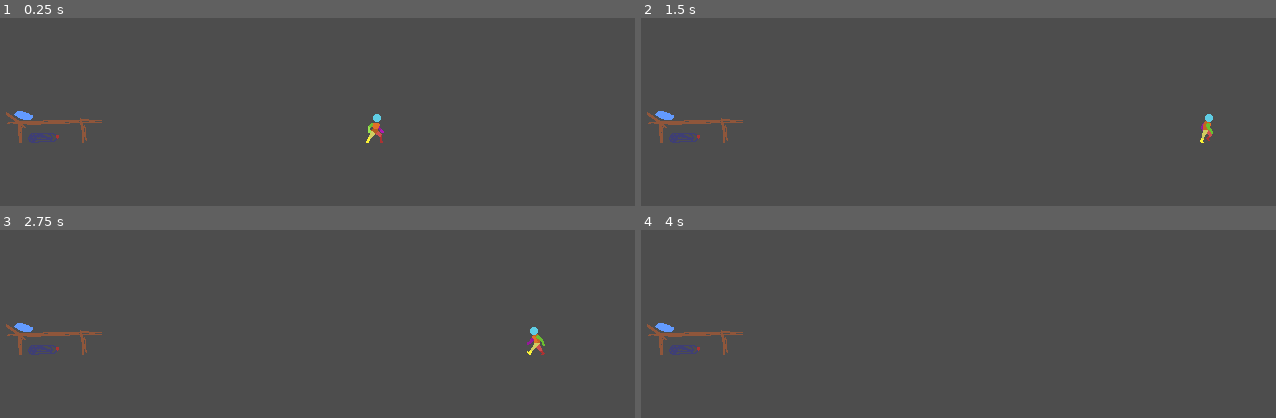
Above: before the commit, frames 1-4 (two rows, left to right).
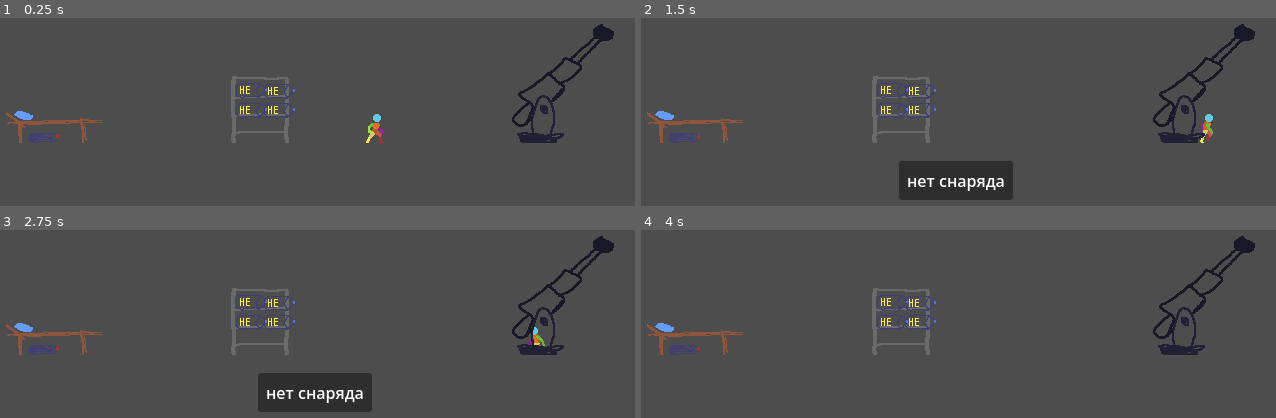
Above: after the commit, the same moments.

Repository: Rootslove/sib-jam-2026
Game: Godot game, scene res://levels/Main.tscn
Same seed, same stepped clock (60 frames per second), same inputs: the game is played once before the commit and once after it.
Inputs:
- Up to frame 1 (0.25 s): no input
- Up to frame 2 (1.5 s): hold Right (ui_right) from 0.53 s (still down)
- Up to frame 3 (2.75 s): release Right (ui_right) at 2.03 s; hold Left (ui_left) from 2.03 s (still down)
- Up to frame 4 (4 s): release Left (ui_left) at 2.78 s; hold Right (ui_right) from 2.78 s (still down)

The runs differ from the first frame. In frame 1, 2.6% of the frame differs, in the area x 36-97%, y 3-67%; in frame 2, 6.2%, in the area x 36-97%, y 3-97%; in frame 3, 6.2%; in frame 4, 2.6%.

Commit message:
Gun added

Diff:
--- a/levels/Main.tscn
+++ b/levels/Main.tscn
@@ -2,14 +2,18 @@
 
 [ext_resource type="Script" uid="uid://cb6xfknn214i5" path="res://levels/main_scene.gd" id="1_ntnxr"]
 [ext_resource type="PackedScene" uid="uid://cwalqlui6h81i" path="res://scenes/PlayerCharacter.tscn" id="1_s5j47"]
+[ext_resource type="PackedScene" uid="uid://bt01jwy1bevi3" path="res://scenes/objects/shelve&shells/Shell.tscn" id="2_3vw7n"]
 [ext_resource type="PackedScene" uid="uid://bufoopd8eyk71" path="res://scenes/UI/HUD.tscn" id="2_h11cf"]
-[ext_resource type="PackedScene" uid="uid://27xvq0m6khfa" path="res://scenes/Objects/Bed.tscn" id="3_2jfjj"]
+[ext_resource type="PackedScene" uid="uid://27xvq0m6khfa" path="res://scenes/objects/Bed.tscn" id="3_2jfjj"]
+[ext_resource type="PackedScene" uid="uid://c04rsj6fmxabk" path="res://scenes/objects/shelve&shells/Shelve.tscn" id="5_lbxsr"]
+[ext_resource type="PackedScene" uid="uid://do75j6bj5h4g0" path="res://scenes/objects/gun/Gun.tscn" id="7_vmibe"]
 
 [sub_resource type="RectangleShape2D" id="RectangleShape2D_s5j47"]
 size = Vector2(918, 20)
 
 [node name="Main" type="Node2D" unique_id=933123736]
 script = ExtResource("1_ntnxr")
+he_shell = ExtResource("2_3vw7n")
 
 [node name="Hud" parent="." unique_id=1192146616 node_paths=PackedStringArray("player") instance=ExtResource("2_h11cf")]
 player = NodePath("../PlayerCharacter")
@@ -26,7 +30,15 @@
 shape = SubResource("RectangleShape2D_s5j47")
 
 [node name="Bed" parent="." unique_id=125741387 instance=ExtResource("3_2jfjj")]
+unique_name_in_owner = true
 position = Vector2(58, 267)
 collision_layer = 0
 collision_mask = 2
 expression_string = "sleep()"
+
+[node name="Shelve" parent="." unique_id=325387380 instance=ExtResource("5_lbxsr")]
+unique_name_in_owner = true
+position = Vector2(265, 227)
+
+[node name="Gun" parent="." unique_id=1644629653 instance=ExtResource("7_vmibe")]
+position = Vector2(570, 203)
--- a/levels/main_scene.gd
+++ b/levels/main_scene.gd
@@ -1,4 +1,10 @@
 extends Node2D
+
+@export var he_shell : PackedScene
 
 func _ready() -> void:
 	print("main scene loaded")
+	%Shelve.add_shell(he_shell.instantiate())
+	%Shelve.add_shell(he_shell.instantiate())
+	%Shelve.add_shell(he_shell.instantiate())
+	%Shelve.add_shell(he_shell.instantiate())
--- a/scenes/PlayerCharacter.tscn
+++ b/scenes/PlayerCharacter.tscn
@@ -66,7 +66,7 @@
 
 [node name="ItemMarker" type="Marker2D" parent="." unique_id=2085028619]
 unique_name_in_owner = true
-position = Vector2(8, -3)
+position = Vector2(9, -10)
 
 [node name="Sprite2D" type="Sprite2D" parent="." unique_id=1882508325]
 unique_name_in_owner = true
--- a/scenes/UI/HUD.tscn
+++ b/scenes/UI/HUD.tscn
@@ -50,3 +50,37 @@
 size_flags_vertical = 4
 shortcut = SubResource("Shortcut_7n4fj")
 text = " Е - Выполнить какое-то действие"
+
+[node name="HitnContainer" type="MarginContainer" parent="." unique_id=947619453]
+unique_name_in_owner = true
+visible = false
+anchors_preset = 7
+anchor_left = 0.5
+anchor_top = 1.0
+anchor_right = 0.5
+anchor_bottom = 1.0
+offset_left = -148.5
+offset_top = -79.0
+offset_right = 148.5
+grow_horizontal = 2
+grow_vertical = 0
+theme_override_constants/margin_bottom = 32
+
+[node name="PanelContainer" type="PanelContainer" parent="HitnContainer" unique_id=323843900]
+layout_mode = 2
+size_flags_horizontal = 4
+size_flags_vertical = 4
+
+[node name="MarginContainer" type="MarginContainer" parent="HitnContainer/PanelContainer" unique_id=262933524]
+layout_mode = 2
+size_flags_horizontal = 4
+size_flags_vertical = 4
+theme_override_constants/margin_left = 8
+theme_override_constants/margin_top = 8
+theme_override_constants/margin_right = 8
+theme_override_constants/margin_bottom = 8
+
+[node name="HintLabel" type="Label" parent="HitnContainer/PanelContainer/MarginContainer" unique_id=610111982]
+unique_name_in_owner = true
+layout_mode = 2
+text = "Это текст для подсказки игроку"
--- a/scenes/UI/hud.gd
+++ b/scenes/UI/hud.gd
@@ -4,11 +4,18 @@
 @export var player : PlayerCharacter
 
 func show_action(action : String) :
+	hide_action()
 	%ActionContainer.visible = true
 	%ActionButton.text = action
 
+func show_hint(hint : String) :
+	hide_action()
+	%HitnContainer.visible = true
+	%HintLabel.text = hint
+
 func hide_action() :
 	%ActionContainer.visible = false
+	%HitnContainer.visible = false
 
 # Called when the node enters the scene tree for the first time.
 func _ready() -> void:
--- /dev/null
+++ b/scenes/objects/gun/Gun.tscn
@@ -0,0 +1,20 @@
+[gd_scene format=3 uid="uid://do75j6bj5h4g0"]
+
+[ext_resource type="Script" uid="uid://5cbhre5yfurt" path="res://scenes/objects/gun/gun.gd" id="1_couac"]
+[ext_resource type="Texture2D" uid="uid://pabhmtlquayn" path="res://assets/sprites/PC/Gun.png" id="2_55daq"]
+
+[sub_resource type="RectangleShape2D" id="RectangleShape2D_o6rjq"]
+size = Vector2(129, 125)
+
+[node name="Gun" type="Area2D" unique_id=1644629653]
+collision_layer = 0
+collision_mask = 2
+script = ExtResource("1_couac")
+metadata/_custom_type_script = "uid://5cbhre5yfurt"
+
+[node name="Sprite2D" type="Sprite2D" parent="." unique_id=352930211]
+texture = ExtResource("2_55daq")
+
+[node name="CollisionShape2D" type="CollisionShape2D" parent="." unique_id=822503495]
+position = Vector2(-2.5, 3.5)
+shape = SubResource("RectangleShape2D_o6rjq")
--- /dev/null
+++ b/scenes/objects/gun/gun.gd
@@ -0,0 +1,16 @@
+extends IteractionObject
+class_name Gun
+
+@export var shoot_string = "Е - выстрелить!"
+@export var hint_string = "нет снаряда"
+
+func notify_player_enter(body : Node2D) -> void:
+	super(body)
+	if player.carried_item == null :
+		player.hud.show_hint(hint_string)
+	else :
+		player.hud.show_action(shoot_string)
+
+func on_button_pressed() -> void:
+	player.drop_item().queue_free()
+	player.hud.hide_action()
--- /dev/null
+++ b/scenes/objects/shelve&shells/Shell.tscn
@@ -0,0 +1,13 @@
+[gd_scene format=3 uid="uid://bt01jwy1bevi3"]
+
+[ext_resource type="Script" uid="uid://dqoxt1rgl6sgd" path="res://scripts/item.gd" id="1_8f81k"]
+[ext_resource type="Texture2D" uid="uid://c7stryc575l3i" path="res://assets/sprites/PC/Shell-0003.png" id="2_carb2"]
+
+[node name="Shell" type="Node2D" unique_id=1032144903]
+script = ExtResource("1_8f81k")
+item_name = "Снаряд"
+metadata/_custom_type_script = "uid://dqoxt1rgl6sgd"
+
+[node name="Sprite2D" type="Sprite2D" parent="." unique_id=1504268974]
+position = Vector2(16, 16)
+texture = ExtResource("2_carb2")
--- /dev/null
+++ b/scenes/objects/shelve&shells/Shelve.tscn
@@ -0,0 +1,42 @@
+[gd_scene format=3 uid="uid://c04rsj6fmxabk"]
+
+[ext_resource type="Script" uid="uid://q3uk2xh4lel0" path="res://scenes/objects/shelve&shells/shelve_obj.gd" id="1_vpal0"]
+[ext_resource type="Texture2D" uid="uid://bumtnu8hebbwa" path="res://assets/sprites/PC/Shelve-0002.png" id="2_jr0h8"]
+[ext_resource type="Script" uid="uid://c64qkrudarhkp" path="res://scenes/objects/shelve&shells/shelve_slot.gd" id="3_i4ec0"]
+
+[sub_resource type="RectangleShape2D" id="RectangleShape2D_i4ec0"]
+size = Vector2(35, 75)
+
+[node name="Shelve" type="Area2D" unique_id=325387380 node_paths=PackedStringArray("shell_slots")]
+collision_layer = 0
+collision_mask = 2
+script = ExtResource("1_vpal0")
+shell_slots = [NodePath("ShelveSlot"), NodePath("ShelveSlot2"), NodePath("ShelveSlot3"), NodePath("ShelveSlot4")]
+metadata/_custom_type_script = "uid://q3uk2xh4lel0"
+
+[node name="Sprite2D" type="Sprite2D" parent="." unique_id=1724288017]
+texture = ExtResource("2_jr0h8")
+
+[node name="CollisionShape2D" type="CollisionShape2D" parent="." unique_id=1771042102]
+position = Vector2(0.5, 7.5)
+shape = SubResource("RectangleShape2D_i4ec0")
+
+[node name="ShelveSlot" type="Marker2D" parent="." unique_id=2007067789]
+position = Vector2(-25, -21)
+script = ExtResource("3_i4ec0")
+metadata/_custom_type_script = "uid://c64qkrudarhkp"
+
+[node name="ShelveSlot2" type="Marker2D" parent="." unique_id=908929162]
+position = Vector2(3, -20)
+script = ExtResource("3_i4ec0")
+metadata/_custom_type_script = "uid://c64qkrudarhkp"
+
+[node name="ShelveSlot3" type="Marker2D" parent="." unique_id=1402818212]
+position = Vector2(-25, -1)
+script = ExtResource("3_i4ec0")
+metadata/_custom_type_script = "uid://c64qkrudarhkp"
+
+[node name="ShelveSlot4" type="Marker2D" parent="." unique_id=187908097]
+position = Vector2(3, -1)
+script = ExtResource("3_i4ec0")
+metadata/_custom_type_script = "uid://c64qkrudarhkp"
--- /dev/null
+++ b/scenes/objects/shelve&shells/shelve_obj.gd
@@ -0,0 +1,38 @@
+extends IteractionObject
+class_name ShelveObj
+
+@export var shell_slots : Array[ShelveSlot]
+@export var take_shell_str : String = "E - взять снаряд"
+@export var deposit_shell_str : String = "E - вернуть снаряд"
+@export var no_shell_str : String = "пусто"
+
+var is_empty = false
+
+func add_shell(shell : Item) -> void:
+	for slot : ShelveSlot in shell_slots :
+		if not slot.is_occupied() :
+			slot.occupy(shell)
+			return
+
+func notify_player_enter(body : Node2D) -> void:
+	super(body)
+	if player.carried_item != null :
+		player.hud.show_action(deposit_shell_str)
+	else :
+		player.hud.show_action(take_shell_str)
+	if is_empty :
+		player.hud.show_action(no_shell_str)
+
+func on_button_pressed() -> void:
+	if player.carried_item != null :
+		print("depositing")
+		add_shell(player.drop_item())
+		player.hud.show_action(take_shell_str)
+	else :
+		for slot : ShelveSlot in shell_slots :
+			if slot.is_occupied() :
+				player.carry_item(slot.take_shell())
+				player.hud.show_action(deposit_shell_str)
+				return
+		is_empty = true
+		player.hud.show_action(no_shell_str)
--- /dev/null
+++ b/scenes/objects/shelve&shells/shelve_slot.gd
@@ -0,0 +1,18 @@
+extends Marker2D
+class_name ShelveSlot
+
+var shell : Item = null
+
+
+func is_occupied() -> bool:
+	return shell != null
+
+func occupy(new_shell : Item) -> void:
+	shell = new_shell
+	add_child(shell)
+
+func take_shell() -> Item :
+	remove_child(shell)
+	var shell_to_return = shell
+	shell = null
+	return shell_to_return
--- a/scenes/player_character.gd
+++ b/scenes/player_character.gd
@@ -3,6 +3,7 @@
 
 @export var hud : Hud
 var current_iteraction : IteractionObject
+var carried_item : Item
 
 @export var SPEED : float = 200.0
 const JUMP_VELOCITY = -400.0
@@ -41,4 +42,11 @@
 	current_iteraction = null
 
 func carry_item(item : Node2D) -> void :
+	carried_item = item
 	%ItemMarker.add_child(item)
+
+func drop_item() -> Node2D :
+	var item_to_return : Node2D = carried_item
+	%ItemMarker.remove_child(carried_item)
+	carried_item = null
+	return item_to_return
--- a/scripts/item.gd
+++ b/scripts/item.gd
@@ -1,4 +1,11 @@
 extends Node2D
 class_name Item
 
-@export var item
+@export var item_name : String
+@export var shell_type : SHELL_TYPE
+
+
+enum SHELL_TYPE {
+	HE,
+	SMOKE
+}
--- a/scripts/iteraction_object.gd
+++ b/scripts/iteraction_object.gd
@@ -3,6 +3,8 @@
 
 @export var action_name : String = "E - чтобы что-то сделать"
 @export var expression_string : String = ""
+
+var player : PlayerCharacter
 
 # Called when the node enters the scene tree for the first time.
 func _ready() -> void:
@@ -10,14 +12,11 @@
 	self.body_exited.connect(notify_player_exit)
 
 
-# Called every frame. 'delta' is the elapsed time since the previous frame.
-func _process(delta: float) -> void:
-	pass
-
 func notify_player_enter(body : Node2D) -> void:
 	if body is PlayerCharacter :
 		body = body as PlayerCharacter
 		body.iteraction_area_entered(self)
+		player = body
 
 func notify_player_exit(body : Node2D) -> void:
 	if body is PlayerCharacter :
Binary file added: assets/sprites/PC/Gun.png
Not shown, added: assets/sprites/PC/Gun.png.import
Binary file added: assets/sprites/PC/Shell-0003.png
Not shown, added: assets/sprites/PC/Shell-0003.png.import
Binary file added: assets/sprites/PC/Shelve-0002.png
Not shown, added: assets/sprites/PC/Shelve-0002.png.import
Not shown, added: scenes/objects/gun/gun.gd.uid
Not shown, added: scenes/objects/shelve&shells/shelve_obj.gd.uid
Not shown, added: scenes/objects/shelve&shells/shelve_slot.gd.uid
